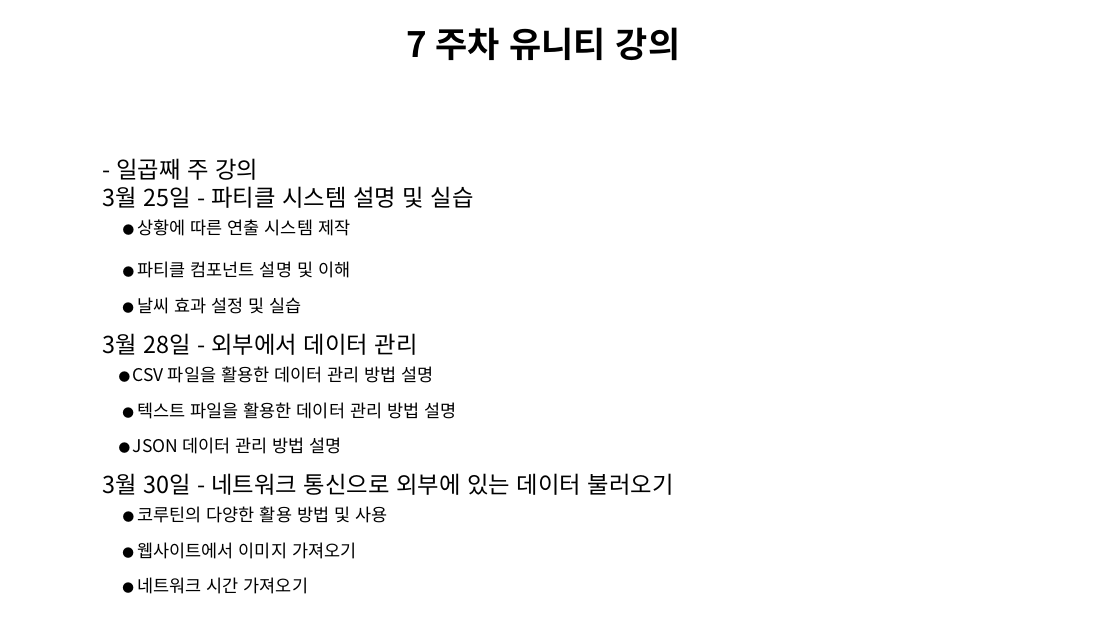
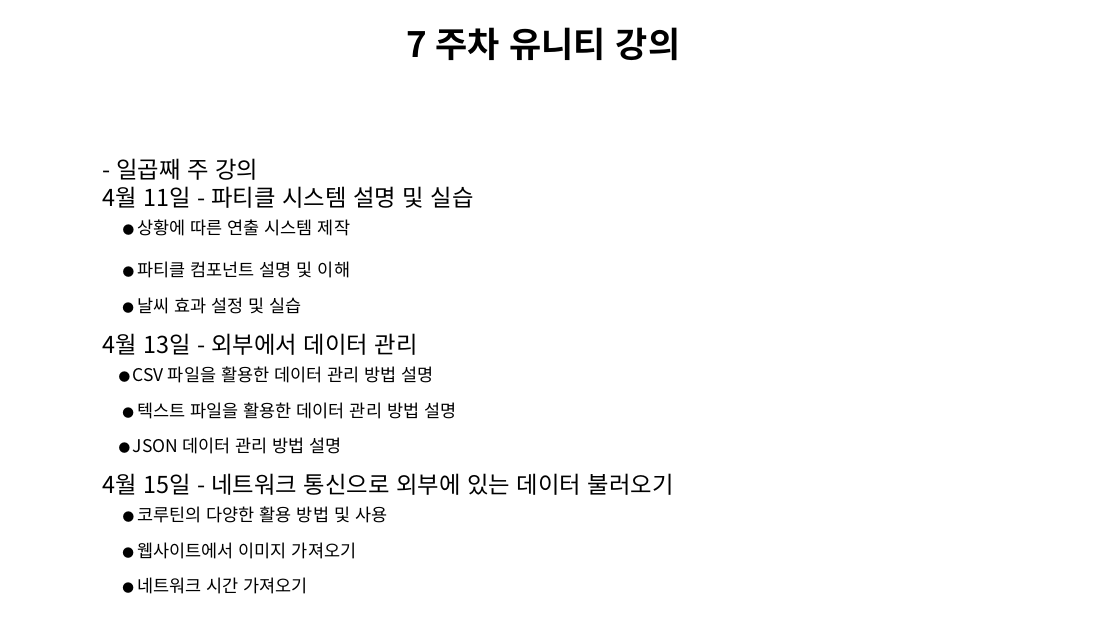
Before and after one commit to Unity2033/3D-UnityEngine, a slide deck: slide 8 of Assets/Curriculum/창신inc유니티 커리큘럼.pptx. Drawn at 1120x630 pixels with LibreOffice and Linux fonts; fonts in the diff are those of the drawing; background and template pictures are left out. Boxes give left, top, right and bottom in pixels: in the first picture for what was removed or moved away, otherwise in the second. Text is boxed around its words. In the diff, an @@ line names an element or a change of style, - is before the commit and + after.

```diff
--- a/Assets/Curriculum/창신inc유니티 커리큘럼.pptx
+++ b/Assets/Curriculum/창신inc유니티 커리큘럼.pptx
@@ text at (103,186,474,208): text changed @@
-3월 25일 - 파티클 시스템 설명 및 실습
+4월 11일 - 파티클 시스템 설명 및 실습
@@ text at (103,333,418,355): text changed @@
-3월 28일 - 외부에서 데이터 관리
+4월 13일 - 외부에서 데이터 관리
@@ text at (103,473,674,523): text changed @@
-3월 30일 - 네트워크 통신으로 외부에 있는 데이터 불러오기
-● 코루틴의 다양한 활용 방법 및 사용
+4월 15일 - 네트워크 통신으로 외부에 있는 데이터 불러오기
+● 코루틴의 다양한 활용 방법 및 사용
```
Also in this commit, not shown: 7 other slides changed, 1 slide removed, 56 other files.
